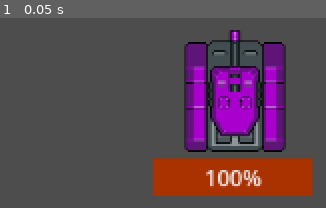
Above: before the commit, frame 1.
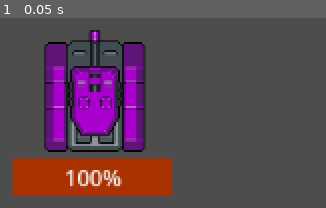
Above: after the commit, the same moment.

Repository: RaduMarin19/GodotTankGame
Game: Godot game, scene res://scenes/tank.tscn
Two runs of this game, one before a commit and one after it. Both use one fixed random seed, a clock stepped at 60 frames per second and the inputs below. This scene is started directly instead of the project's main scene.
Inputs:
- Up to frame 1 (0.05 s): no input

The runs differ from the first frame. In frame 1, 49% of the frame differs, in the area x 3-97%, y 6-94%.

Commit message:
Made cameras separate for all players. fixed camera borders

Diff:
--- a/scenes/tank.tscn
+++ b/scenes/tank.tscn
@@ -239,6 +239,10 @@
 [node name="remove" type="Timer" parent="."]
 
 [node name="Camera2D" type="Camera2D" parent="."]
+limit_left = -475
+limit_top = -391
+limit_right = 1562
+limit_bottom = 1071
 
 [node name="MultiplayerSynchronizer" type="MultiplayerSynchronizer" parent="."]
 replication_config = SubResource("SceneReplicationConfig_btkq0")
--- a/scripts/game.gd
+++ b/scripts/game.gd
@@ -5,7 +5,7 @@
 
 const Player = preload("res://scenes/tank.tscn")
 const SERVER_PORT = 8080
-const SERVER_IP= "ec2-13-61-142-82.eu-north-1.compute.amazonaws.com"
+const SERVER_IP= "ec2-51-20-72-101.eu-north-1.compute.amazonaws.com"
 var enet_peer =ENetMultiplayerPeer.new()
 
 # Called when the node enters the scene tree for the first time.
--- a/scripts/tank.gd
+++ b/scripts/tank.gd
@@ -19,9 +19,11 @@
 func _enter_tree():
 	set_multiplayer_authority(str(name).to_int())
 
+@rpc("call_local")
 func _ready() ->void:
 	if not is_multiplayer_authority(): return
 	var spawn_point = get_next_spawn_point()
+	$Camera2D.make_current()
 	global_position = spawn_point
 
 func get_next_spawn_point():
Not shown, changed: linux-server/TanksServer.pck
Not shown, added: scenes/gamB5EC.tmp
